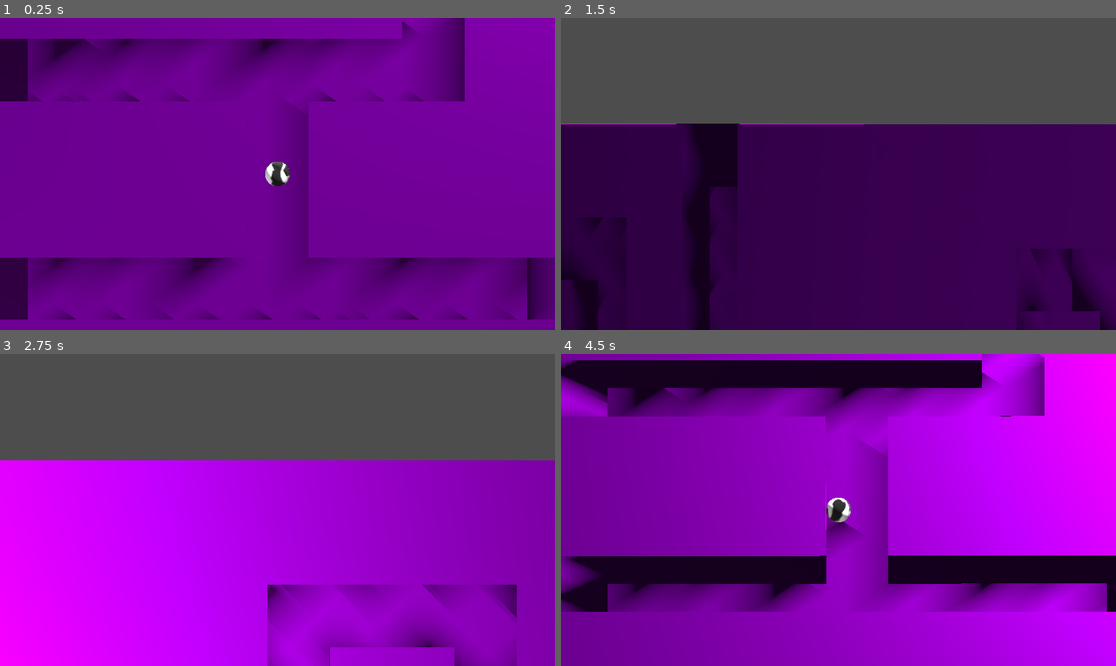
Above: before the commit, frames 1-4 (two rows, left to right).
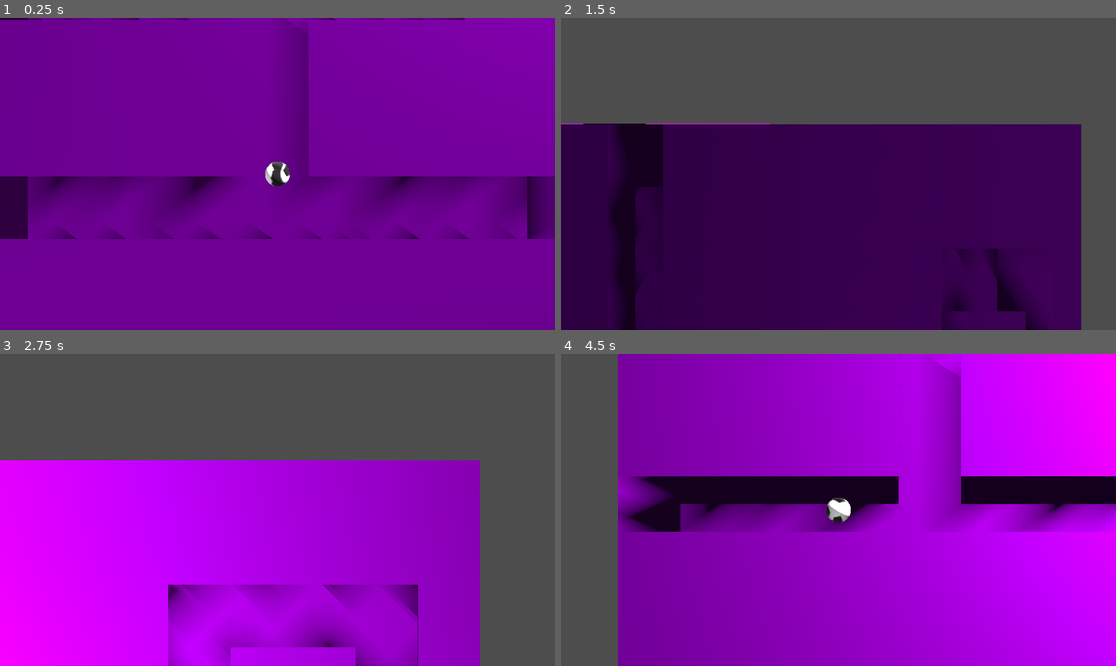
Above: after the commit, the same moments.

Repository: HeOpen/TFG_Geometricks
Game: Godot game, scene res://scenes/05_cubo_blender.tscn
Two runs of this game, one before a commit and one after it. Both use one fixed random seed, a clock stepped at 60 frames per second and the inputs below. This scene is started directly instead of the project's main scene.
Inputs:
- Up to frame 1 (0.25 s): no input
- Up to frame 2 (1.5 s): hold D (move_right) 0.53-1.28 s; tap S (cam_down) at 0.6 s; tap Space (jump) at 0.77 s; hold Down (move_back) from 1.28 s (still down); tap Q (cam_left) at 1.35 s
- Up to frame 3 (2.75 s): tap Space (jump) at 1.52 s; release Down (move_back) at 2.03 s; hold D (move_right) from 2.03 s (still down); tap E (cam_right) at 2.1 s
- Up to frame 4 (4.5 s): release D (move_right) at 2.78 s; hold Up (move_forward) 2.78-3.53 s; tap Z (cam_roll_left) at 2.85 s; tap Space (jump) at 3.02, 3.77 s; hold A (move_left) from 3.53 s (still down); tap C (cam_roll_right) at 3.6 s; tap W (cam_up) at 4.35 s

The runs differ from the first frame. In frame 1, 22% of the frame differs, in the area x 0-100%, y 0-97%; in frame 2, 11%; in frame 3, 14%; in frame 4, 51%, in the area x 0-100%, y 0-100%.

Commit message:
Introducción al cambio de perspectiva automatico
Updated: al acercarse a una pared cambia automaticamente a esa cara

Diff:
--- a/scenes/05_cubo_blender.tscn
+++ b/scenes/05_cubo_blender.tscn
@@ -22,7 +22,7 @@
 [node name="Node3D" type="Node3D" unique_id=102578322]
 
 [node name="CharacterBody3D" type="CharacterBody3D" parent="." unique_id=19656811]
-transform = Transform3D(0.8, 0, 0, 0, 0.8, 0, 0, 0, 0.8, 0, 0, 9)
+transform = Transform3D(0.8, 0, 0, 0, 0.8, 0, 0, 0, 0.8, 0, -2.6000001, 9)
 script = ExtResource("1_m5h14")
 cube_half_size = 9.5
 
@@ -30,6 +30,7 @@
 shape = SubResource("SphereShape3D_20vo2")
 
 [node name="MeshInstance3D" type="MeshInstance3D" parent="CharacterBody3D" unique_id=1692433396]
+transform = Transform3D(1, 0, 0, 0, 1, 0, 0, 0, 1, 0, 1.1175871e-07, 0)
 mesh = SubResource("SphereMesh_tyffc")
 
 [node name="Camera3D" type="Camera3D" parent="CharacterBody3D" unique_id=1353515763]
--- a/scripts/bola.gd
+++ b/scripts/bola.gd
@@ -11,6 +11,9 @@
 enum Forma { ESFERA, CUBO, PIRAMIDE }
 var forma_actual: Forma = Forma.ESFERA
 
+var current_face_dir: Vector3 = Vector3(0, 0, 1)
+const FACE_THRESHOLD = 0.5
+
 @onready var camera = $Camera3D
 @onready var mesh = $MeshInstance3D
 @onready var col_shape = $CollisionShape3D
@@ -24,6 +27,7 @@
 var shape_piramide: ConvexPolygonShape3D
 
 func _ready() -> void:
+	_init_current_face()
 	mesh_esfera = mesh.mesh
 	var mat: Material = mesh_esfera.surface_get_material(0)
 
@@ -158,3 +162,42 @@
 		clamp(pos.y, -cube_half_size, cube_half_size),
 		clamp(pos.z, -cube_half_size, cube_half_size)
 	)
+	_check_face_change()
+
+func _init_current_face() -> void:
+	var pos = global_position
+	var hs = cube_half_size
+	var faces = [
+		[Vector3(0, -1, 0), pos.y + hs],
+		[Vector3(0,  1, 0), hs - pos.y],
+		[Vector3(-1, 0, 0), pos.x + hs],
+		[Vector3( 1, 0, 0), hs - pos.x],
+		[Vector3(0, 0, -1), pos.z + hs],
+		[Vector3(0, 0,  1), hs - pos.z],
+	]
+	var min_dist = INF
+	for face in faces:
+		if face[1] < min_dist:
+			min_dist = face[1]
+			current_face_dir = face[0]
+
+func _check_face_change() -> void:
+	var pos = global_position
+	var hs = cube_half_size
+	var faces = [
+		[Vector3(0, -1, 0), pos.y + hs],
+		[Vector3(0,  1, 0), hs - pos.y],
+		[Vector3(-1, 0, 0), pos.x + hs],
+		[Vector3( 1, 0, 0), hs - pos.x],
+		[Vector3(0, 0, -1), pos.z + hs],
+		[Vector3(0, 0,  1), hs - pos.z],
+	]
+	var best_dir = current_face_dir
+	var min_dist = FACE_THRESHOLD
+	for face in faces:
+		if face[1] < min_dist:
+			min_dist = face[1]
+			best_dir = face[0]
+	if min_dist < FACE_THRESHOLD and not best_dir.is_equal_approx(current_face_dir):
+		current_face_dir = best_dir
+		camera.rotate_to_face(best_dir)
--- a/scripts/camera_3d.gd
+++ b/scripts/camera_3d.gd
@@ -6,6 +6,7 @@
 
 var orientation: Basis
 var target_orientation: Basis
+var _auto_speed: float = 0.0
 
 func _ready() -> void:
 	target = get_parent()
@@ -13,6 +14,16 @@
 	look_at(target.global_position, Vector3.UP)
 	orientation = global_transform.basis
 	target_orientation = orientation
+
+func rotate_to_face(face_dir: Vector3, speed: float = 5) -> void:
+	var horizontal := Vector3(face_dir.x, 0, face_dir.z)
+	if horizontal.length() < 0.1:
+		return
+	var new_z := horizontal.normalized()
+	var new_y := Vector3(0, 1, 0)
+	var new_x := new_y.cross(new_z).normalized()
+	target_orientation = Basis(new_x, new_y, new_z)
+	_auto_speed = speed
 
 func _process(delta: float) -> void:
 	if Input.is_action_just_pressed("cam_left"):
@@ -28,6 +39,9 @@
 	if Input.is_action_just_pressed("cam_roll_right"):
 		target_orientation = Basis(target_orientation.z.normalized(), deg_to_rad(90)) * target_orientation
 
-	orientation = orientation.slerp(target_orientation, rotation_speed * delta)
+	var speed := _auto_speed if _auto_speed > 0.0 else rotation_speed
+	orientation = orientation.slerp(target_orientation, speed * delta)
+	if _auto_speed > 0.0 and orientation.is_equal_approx(target_orientation):
+		_auto_speed = 0.0
 
 	global_transform = Transform3D(orientation, target.global_position + orientation.z * distance)
